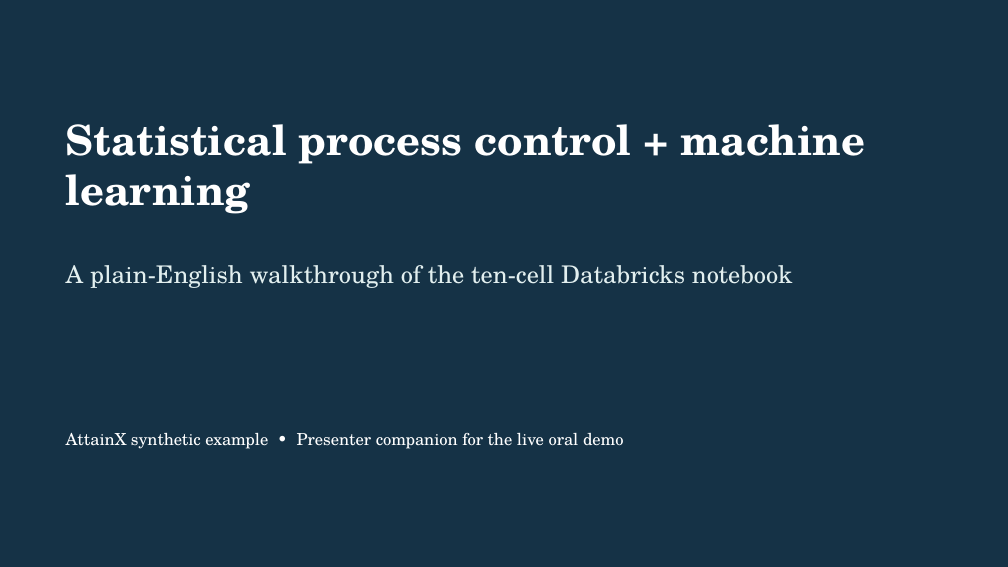
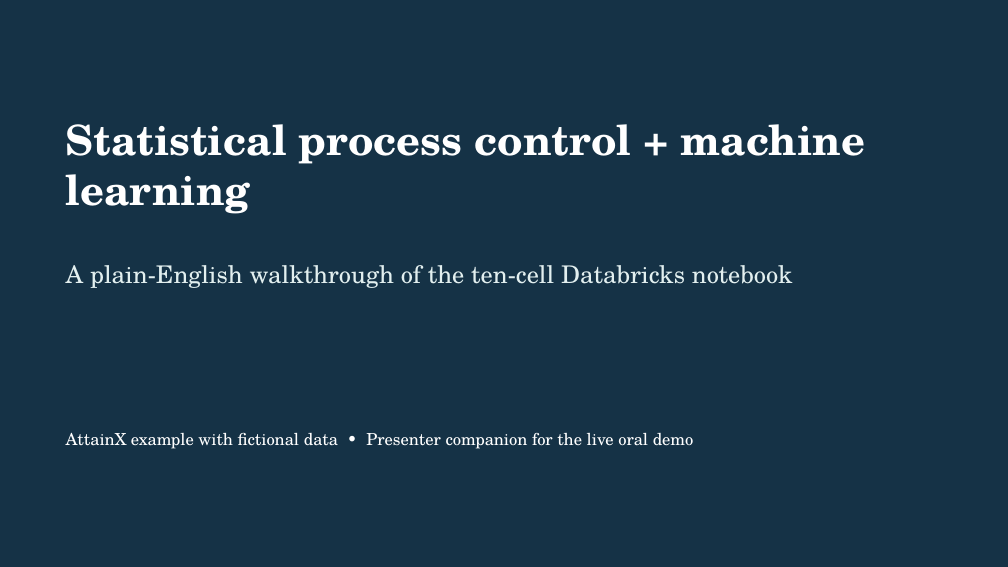
Before and after one commit to 0xpvtrickbateman/SPC-ML-Demo, a slide deck: slide 1 of docs/SPC_ML_Demo_Walkthrough_Ready.pptx. Drawn at 1008x567 pixels with LibreOffice and Linux fonts; fonts in the diff are those of the drawing. Boxes give left, top, right and bottom in pixels: in the first picture for what was removed or moved away, otherwise in the second. Text is boxed around its words. In the diff, an @@ line names an element or a change of style, - is before the commit and + after.

Commit message:
Revise demo wording and document USCIS capability gaps

```diff
--- a/docs/SPC_ML_Demo_Walkthrough_Ready.pptx
+++ b/docs/SPC_ML_Demo_Walkthrough_Ready.pptx
@@ text at (66, 432, 694, 449): text changed @@
-AttainX synthetic example • Presenter companion for the live oral demo
+AttainX example with fictional data • Presenter companion for the live oral demo
```
Also in this commit, not shown: 21 other slides changed, 3 other files.
